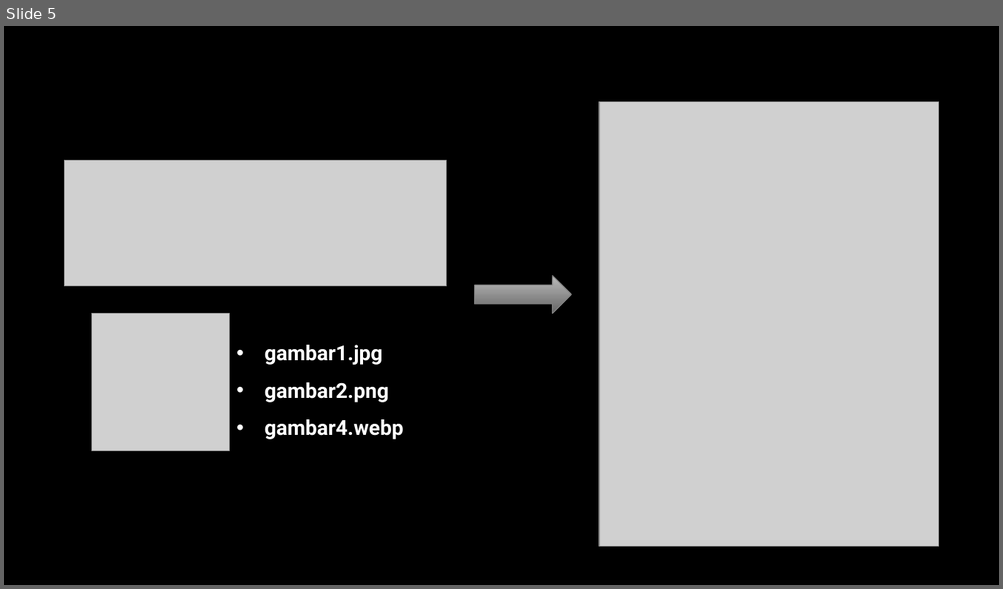
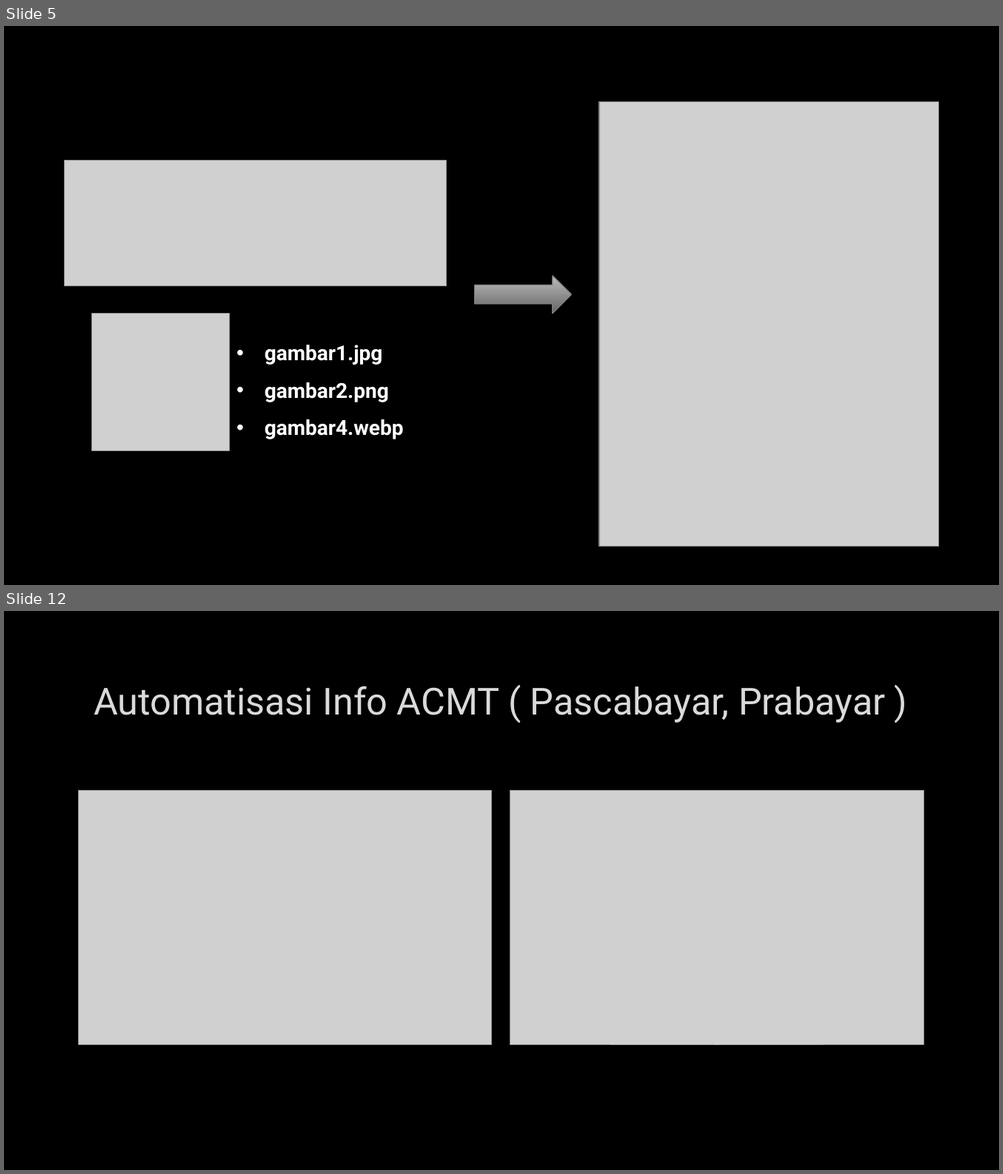
Before and after one commit to RizqullahY/electrizen, a slide deck: DOC_APP_LAUNCHER.pptx. Shown one above the other, each under a label of ours: slide 5 before the commit, slides 5 and 12 after it; the slides between them are not shown. The pictures are 1003x589 and 1003x1174 pixels, drawn with LibreOffice and Linux fonts; fonts in the diff are those of the drawing; grey boxes stand for pictures; background and template pictures are left out. Boxes give left, top, right and bottom in pixels: in the first picture for what was removed or moved away, otherwise in the second. Text is boxed around its words. In the diff, an @@ line names an element or a change of style, - is before the commit and + after.

```diff
--- a/DOC_APP_LAUNCHER.pptx
+++ b/DOC_APP_LAUNCHER.pptx
@@ slide 12 added at (x1=4, y1=611, x2=999, y2=1170), background picture (left out) @@
@@ title added at (x1=94, y1=686, x2=885, y2=723), 36 pt, text #DADADA @@
+Automatisasi Info ACMT ( Pascabayar, Prabayar )
@@ picture added at (x1=79, y1=791, x2=491, y2=1046) @@
@@ picture added at (x1=510, y1=790, x2=923, y2=1045) @@
```
Also in this commit, not shown: 2 slides changed, 6 other slides added, 1 other file.
